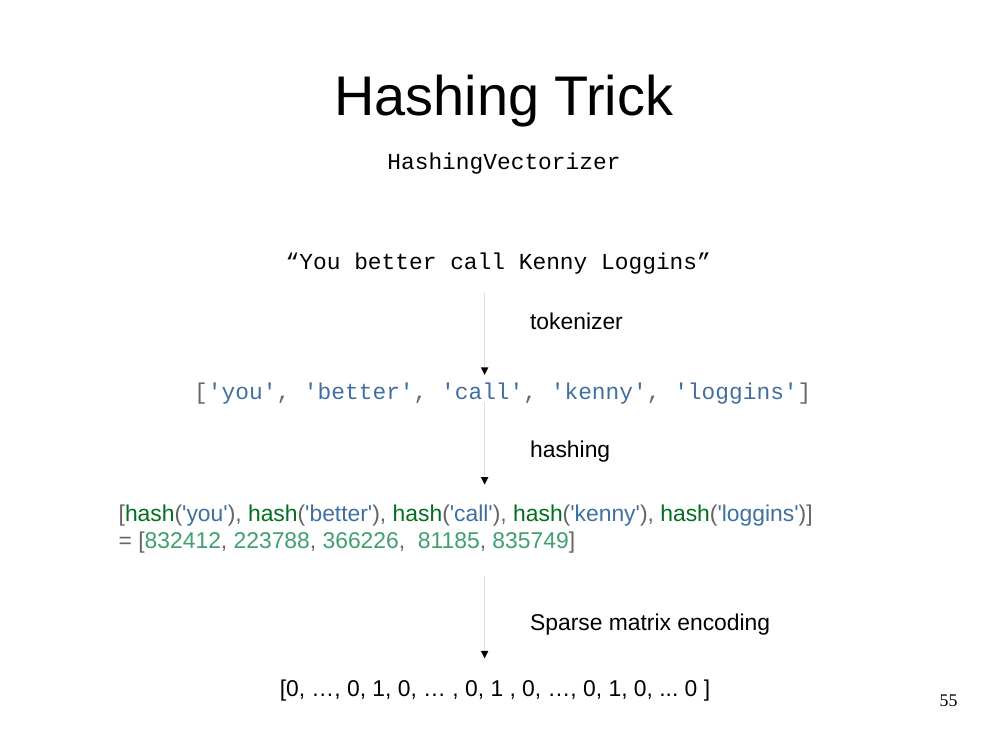
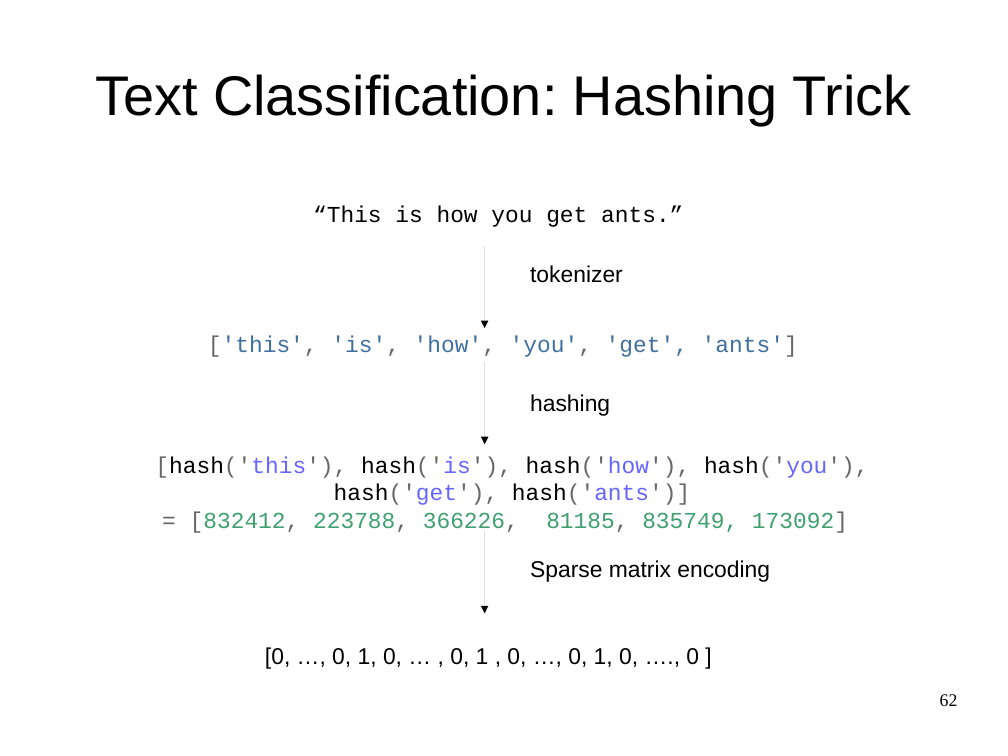
Before and after one commit to amueller/advanced-sklearn-boston-nlp-2016, a slide deck: slide 62 of pydata-amsterdam-advanced-sklearn.odp (slide 55 before the commit). Drawn at 1008x756 pixels with LibreOffice and Linux fonts; fonts in the diff are those of the drawing. Boxes give left, top, right and bottom in pixels: in the first picture for what was removed or moved away, otherwise in the second. Text is boxed around its words. In the diff, an @@ line names an element or a change of style, - is before the commit and + after.

Commit message:
meh

```diff
--- a/pydata-amsterdam-advanced-sklearn.odp
+++ b/pydata-amsterdam-advanced-sklearn.odp
@@ title at <box>95,74,911,125</box>: text changed @@
-Hashing Trick
+Text Classification: Hashing Trick
@@ text removed at <box>387,152,620,174</box> @@
-HashingVectorizer
@@ text added at <box>313,206,683,227</box>, 18 pt, text #000000 @@
+“This is how you get ants.”
@@ text removed at <box>286,253,711,274</box> @@
-“You better call Kenny Loggins”
@@ 2 arrows, 1 text: place and size @@
-2 arrows, 1 text at <box>485,293,623,659</box>
+2 arrows, 1 text at <box>485,246,623,614</box>
@@ text added at <box>208,335,798,357</box>, 18 pt, text #4070A0 @@
+['this', 'is', 'how', 'you', 'get', 'ants']
@@ text removed at <box>194,382,811,404</box> @@
-['you', 'better', 'call', 'kenny', 'loggins']
@@ arrow moved from (485, 402) - (485, 485) to (485, 362) - (485, 445) @@
@@ text "hashing": place and size @@
-text "hashing" at <box>530,440,610,462</box>
+text "hashing" at <box>530,394,610,416</box>
@@ text at <box>155,456,869,533</box>: text changed; font Arial to Courier New; text colour #4070A0 to #666666 @@
-[hash('you'), hash('better'), hash('call'), hash('kenny'), hash('loggins')]
-= [832412, 223788, 366226, 81185, 835749]
+[hash('this'), hash('is'), hash('how'), hash('you'), hash('get'), hash('ants')]
+= [832412, 223788, 366226, 81185, 835749, 173092]
@@ text "Sparse matrix encoding": place and size @@
-text "Sparse matrix encoding" at <box>530,613,770,635</box>
+text "Sparse matrix encoding" at <box>530,560,770,582</box>
@@ text at <box>265,647,699,669</box>: text changed @@
-[0, …, 0, 1, 0, … , 0, 1 , 0, …, 0, 1, 0, ... 0 ]
+[0, …, 0, 1, 0, … , 0, 1 , 0, …, 0, 1, 0, …., 0 ]
@@ page number at <box>940,694,958,706</box>: text changed @@
-55
+62
```
Also in this commit, not shown: 6 other slides changed, 27 slides added, 16 slides removed.
